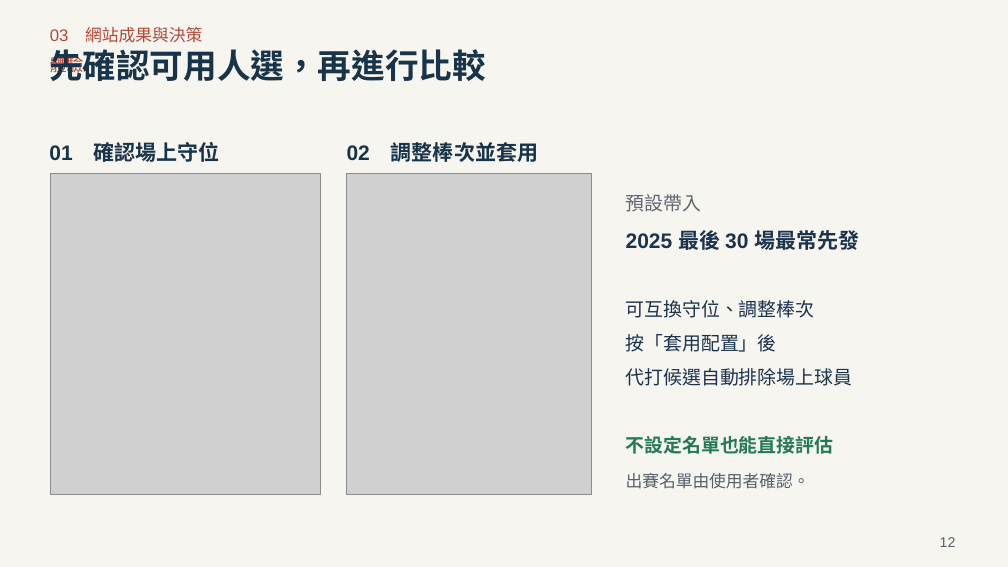
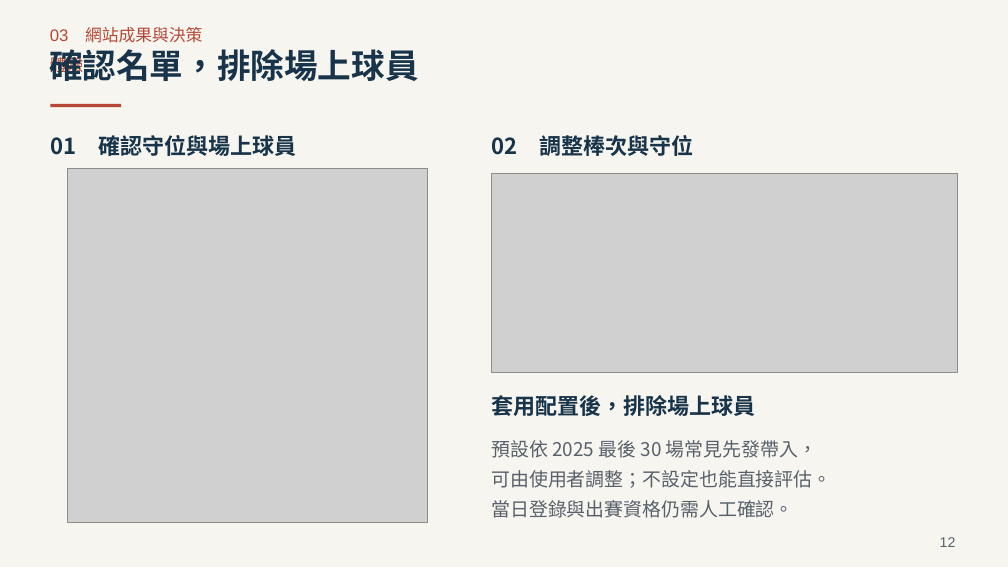
Before and after one commit to Da-Xiong-Chen/baseball_project, a slide deck: slide 12 of presentations/competition-2026/baseball-decision-22-slides.pptx. Drawn at 1008x567 pixels with LibreOffice and Linux fonts; fonts in the diff are those of the drawing; grey boxes stand for pictures. Boxes give left, top, right and bottom in pixels: in the first picture for what was removed or moved away, otherwise in the second. Text is boxed around its words. In the diff, an @@ line names an element or a change of style, - is before the commit and + after.

```diff
--- a/presentations/competition-2026/baseball-decision-22-slides.pptx
+++ b/presentations/competition-2026/baseball-decision-22-slides.pptx
@@ text at (49, 49, 419, 81): text changed @@
-先確認可用人選，再進行比較
+確認名單，排除場上球員
@@ rectangle added at (51, 104, 122, 107), fill #B54836 @@
@@ text at (50, 135, 296, 156): text changed; size 20 to 21 pt; font Arial to Noto Sans CJK TC @@
-01 確認場上守位
+01 確認守位與場上球員
@@ text at (491, 135, 693, 156): text changed; size 20 to 21 pt; font Arial to Noto Sans CJK TC @@
-02 調整棒次並套用
+02 調整棒次與守位
@@ picture: place and size @@
-picture at (51, 173, 320, 495)
+picture at (67, 169, 428, 523)
@@ picture removed at (346, 173, 591, 495) @@
@@ picture added at (492, 173, 957, 373) @@
@@ text removed at (626, 194, 859, 454) @@
-預設帶入
-2025 最後 30 場最常先發
-可互換守位、調整棒次
-按「套用配置」後
-代打候選自動排除場上球員
-不設定名單也能直接評估
@@ text added at (491, 395, 756, 416), 21 pt, text #18344A, bold @@
+套用配置後，排除場上球員
@@ text added at (491, 440, 831, 518), 18 pt, text #58616B @@
+預設依 2025 最後 30 場常見先發帶入，
+可由使用者調整；不設定也能直接評估。
+當日登錄與出賽資格仍需人工確認。
@@ text removed at (626, 473, 810, 489) @@
-出賽名單由使用者確認。
```
Also in this commit, not shown: 11 other slides changed, 2 other files.
